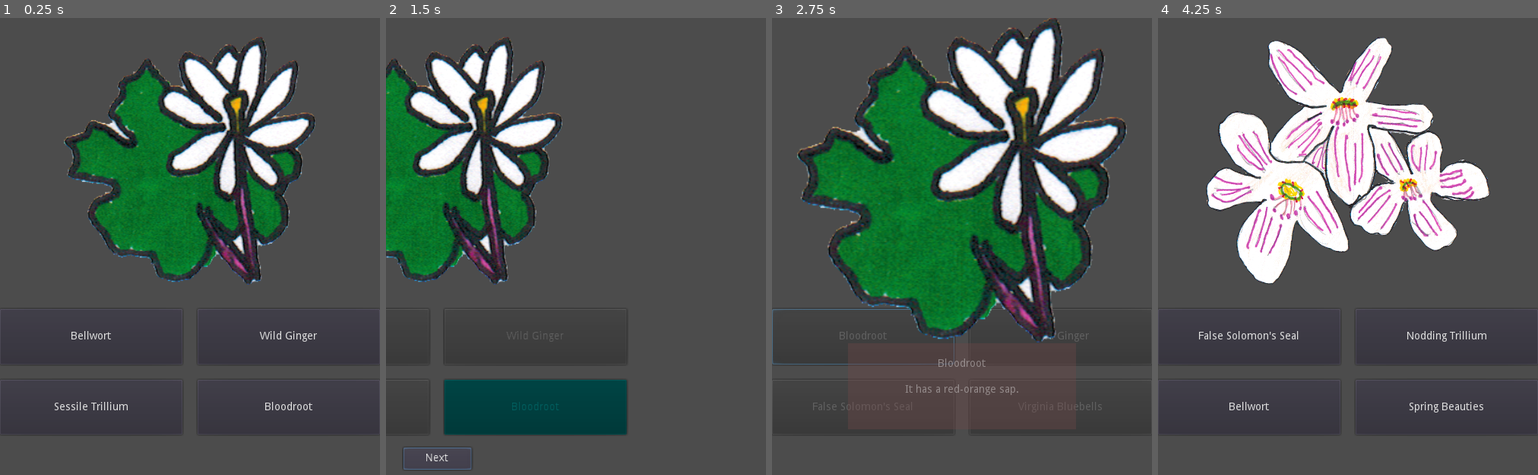
Above: before the commit, frames 1-4 (left to right).
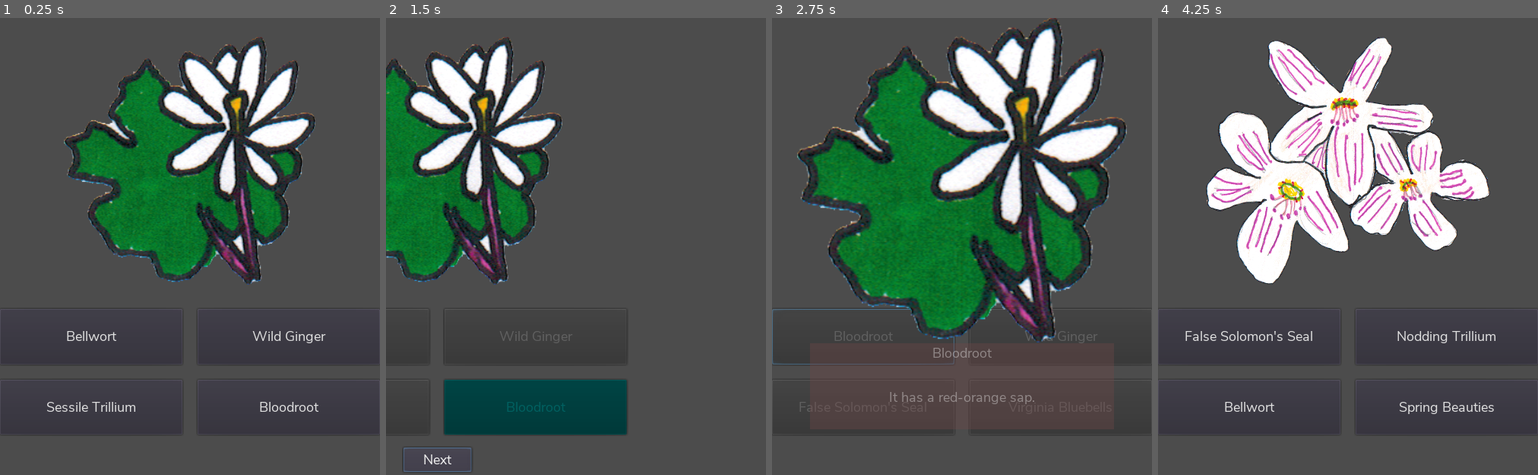
Above: after the commit, the same moments.

Repository: the-g-force/2021-April
Game: Godot game, scene res://src/GameFrame.tscn
The game is run twice, just before and just after one commit, with the same random seed, the same clock (stepped at 60 frames per second) and the same inputs. This scene is started directly instead of the project's main scene.
Inputs:
- Up to frame 1 (0.25 s): no input
- Up to frame 2 (1.5 s): click "Bellwort" at 0.5 s; click "Next" at 1.25 s
- Up to frame 3 (2.75 s): click "Bloodroot" at 2 s
- Up to frame 4 (4.25 s): click "Next" at 3.5 s

The runs differ from the first frame. In frame 1, 0.8% of the frame differs, in the area x 12-86%, y 68-87%; in frame 2, 0.3%; in frame 3, 0.8%; in frame 4, 1.1%, in the area x 7-89%, y 68-87%.

Commit message:
Use Nunito Sans through a theme spec

Diff:
--- /dev/null
+++ b/project/assets/resources/theme.tres
@@ -0,0 +1,10 @@
+[gd_resource type="Theme" load_steps=3 format=2]
+
+[ext_resource path="res://assets/fonts/NunitoSans/NunitoSans-Regular.ttf" type="DynamicFontData" id=1]
+
+[sub_resource type="DynamicFont" id=1]
+size = 18
+font_data = ExtResource( 1 )
+
+[resource]
+default_font = SubResource( 1 )
--- a/project/src/GuessingGame.tscn
+++ b/project/src/GuessingGame.tscn
@@ -1,9 +1,10 @@
-[gd_scene load_steps=6 format=2]
+[gd_scene load_steps=7 format=2]
 
 [ext_resource path="res://src/GuessingGame.gd" type="Script" id=1]
 [ext_resource path="res://assets/flowers/beauties.png" type="Texture" id=2]
 [ext_resource path="res://src/SolutionHighlightingTimer.gd" type="Script" id=3]
 [ext_resource path="res://src/GuessButton.tscn" type="PackedScene" id=4]
+[ext_resource path="res://assets/resources/theme.tres" type="Theme" id=5]
 
 [sub_resource type="Animation" id=1]
 resource_name = "success"
@@ -71,6 +72,7 @@
 [node name="GuessingGame" type="Control"]
 anchor_right = 1.0
 anchor_bottom = 1.0
+theme = ExtResource( 5 )
 script = ExtResource( 1 )
 __meta__ = {
 "_edit_use_anchors_": false
@@ -118,10 +120,10 @@
 
 [node name="FactContainer" type="Control" parent="."]
 visible = false
-modulate = Color( 1, 1, 1, 0 )
-anchor_left = 0.2
+modulate = Color( 1, 1, 1, 0.2 )
+anchor_left = 0.1
 anchor_top = 0.711
-anchor_right = 0.8
+anchor_right = 0.9
 anchor_bottom = 0.899
 margin_left = -0.456009
 margin_top = -0.0472107
@@ -144,7 +146,6 @@
 [node name="FactLabel" type="Label" parent="FactContainer"]
 anchor_right = 1.0
 anchor_bottom = 1.0
-margin_top = 20.0
 mouse_filter = 1
 text = "Flower name
 
Binary file added: project/assets/fonts/NunitoSans/NunitoSans-Regular.ttf
Not shown, added: project/assets/fonts/NunitoSans/OFL.txt
Not shown, changed: README.md
